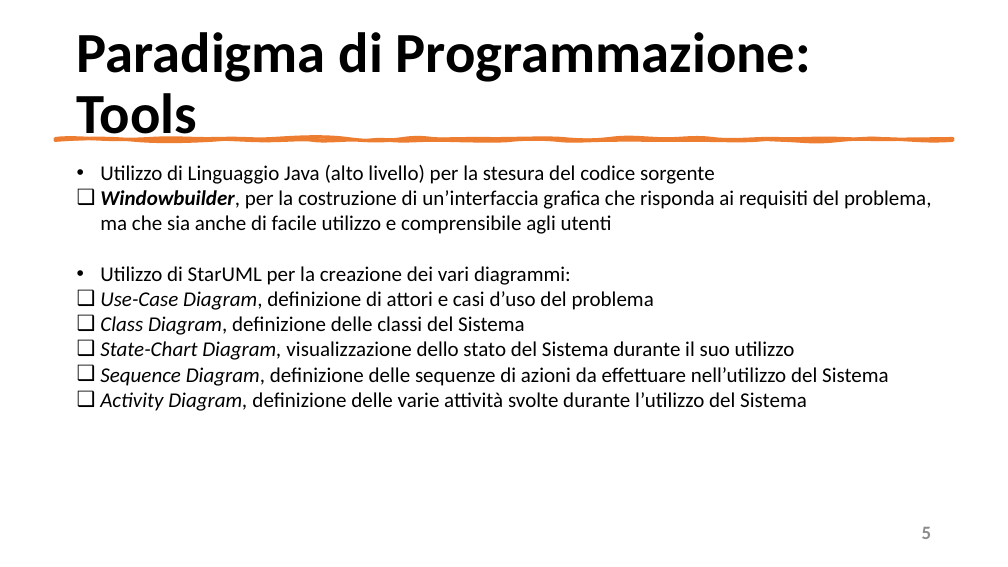
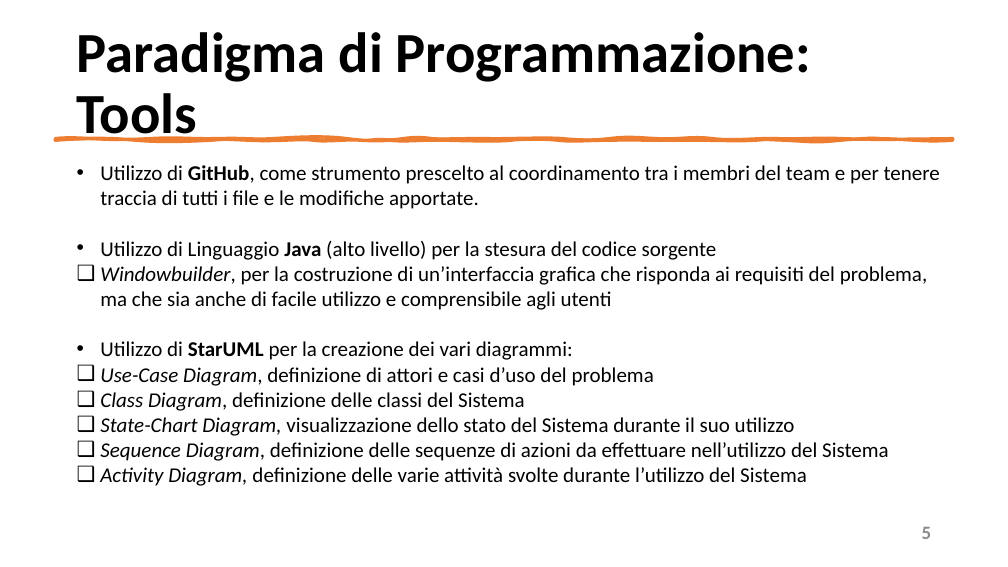
Before and after one commit to mangilimatteo/Progetto_Ingegneria_Software_Cattaneo_Mangili_Saini, a slide deck: slide 5 of Presentazione/Presentazione_Progetto.pptx. Drawn at 1008x567 pixels with LibreOffice and Linux fonts; fonts in the diff are those of the drawing. Boxes give left, top, right and bottom in pixels: in the first picture for what was removed or moved away, otherwise in the second. Text is boxed around its words. In the diff, an @@ line names an element or a change of style, - is before the commit and + after.

Commit message:
Update Presentazione Progetto
Correzione errori, compilazione Requisiti e Tools

```diff
--- a/Presentazione/Presentazione_Progetto.pptx
+++ b/Presentazione/Presentazione_Progetto.pptx
@@ text at bbox=[100, 165, 940, 209]: paragraph added @@
+• Utilizzo di GitHub, come strumento prescelto al coordinamento tra i membri del team e per tenere traccia di tutti i file e le modifiche apportate.
@@ text at bbox=[100, 241, 928, 360]: bold on in "Java", "StarUML"; bold off in "Windowbuilder," @@
```
Also in this commit, not shown: 12 other slides changed, 1 slide added.
